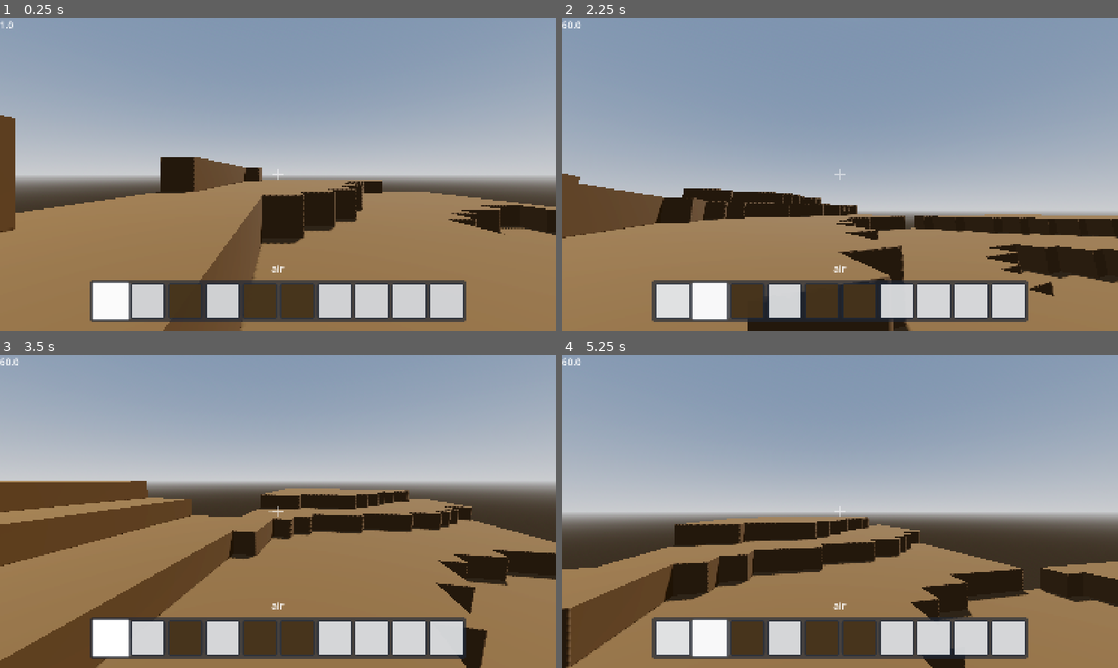
Above: before the commit, frames 1-4 (two rows, left to right).
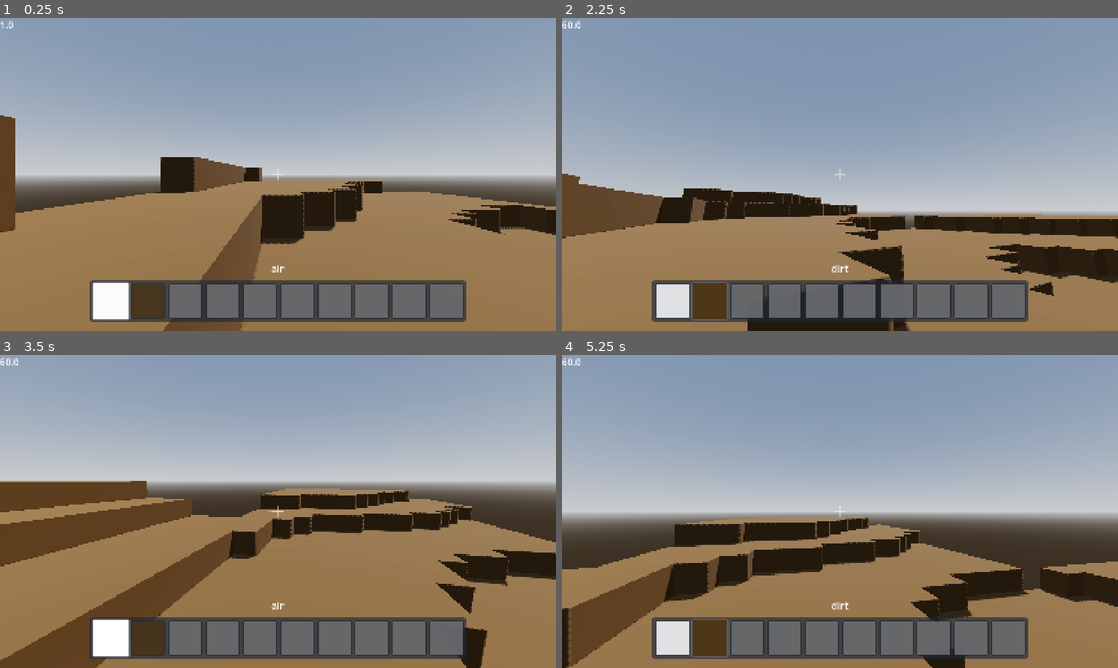
Above: after the commit, the same moments.

Repository: PixelSaver/PlacePixels
Game: Godot game, scene res://scriptsnscenes/main.tscn
Two runs of this game, one before a commit and one after it. Both use one fixed random seed, a clock stepped at 60 frames per second and the inputs below.
Inputs (mouse positions are in pixels of both pictures, inside the frame that each line leads up to):
- Up to frame 1 (0.25 s): no input
- Up to frame 2 (2.25 s): tap Enter at 0.5 s; move the mouse to (867, 174) at 0.52 s; hold W (up) from 0.53 s (still down); click (867, 174) at 0.6 s; tap Space (jump) at 0.77, 1.52 s; move the mouse to (812, 174) at 1.27 s; right-click (812, 174) at 1.35 s; move the mouse to (851, 168) at 2.02 s; tap Mouse wheel down (scroll_down) at 2.1 s
- Up to frame 3 (3.5 s): keep holding W (up); move the mouse to (272, 517) at 2.77 s; tap Mouse wheel up (scroll_up) at 2.85 s; tap Space (jump) at 3.02 s
- Up to frame 4 (5.25 s): keep holding W (up); move the mouse to (878, 514) at 3.52 s; click (878, 514) at 3.6 s; tap Space (jump) at 3.77, 4.52 s; move the mouse to (795, 508) at 4.27 s; right-click (795, 508) at 4.35 s; move the mouse to (845, 511) at 5.02 s; tap Mouse wheel down (scroll_down) at 5.1 s

The runs differ from the first frame. In frame 1, 5.5% of the frame differs, in the area x 23-84%, y 85-96%; in frame 2, 5.7%, in the area x 23-84%, y 78-97%; in frame 3, 5.5%; in frame 4, 5.7%.

Commit message:
Add stone and made hotbar show it

Diff:
--- /dev/null
+++ b/resources/blocks/stone.tres
@@ -0,0 +1,11 @@
+[gd_resource type="Resource" script_class="Block" load_steps=2 format=3 uid="uid://chn5womqlbddv"]
+
+[ext_resource type="Script" uid="uid://dorvlrl34dn30" path="res://scriptsnscenes/blocks/block.gd" id="1_7w64x"]
+
+[resource]
+script = ExtResource("1_7w64x")
+id = 2
+block_name = "Stone"
+block_colors = Array[Color]([Color(0.45490196, 0.45490196, 0.45490196, 1)])
+inventory_texture = Color(0.45490196, 0.45490196, 0.45490196, 1)
+metadata/_custom_type_script = "uid://dorvlrl34dn30"
--- a/scriptsnscenes/blocks/block_ids.gd
+++ b/scriptsnscenes/blocks/block_ids.gd
@@ -3,7 +3,8 @@
 # Run tools/generate_block_constants.gd to regenerate
 class_name BlockIDs
 
-const RANGE = 2
+const RANGE = 3
 
 const AIR = 0
 const DIRT = 1
+const STONE = 2
--- a/scriptsnscenes/main.tscn
+++ b/scriptsnscenes/main.tscn
@@ -18,6 +18,11 @@
 tonemap_mode = 2
 glow_enabled = true
 
+[sub_resource type="CameraAttributesPractical" id="CameraAttributesPractical_vu4fw"]
+auto_exposure_enabled = true
+dof_blur_far_transition = 20.0
+dof_blur_amount = 0.05
+
 [sub_resource type="PlaneMesh" id="PlaneMesh_0wfyh"]
 size = Vector2(50, 50)
 
@@ -28,6 +33,7 @@
 
 [node name="WorldEnvironment" type="WorldEnvironment" parent="."]
 environment = SubResource("Environment_sugp2")
+camera_attributes = SubResource("CameraAttributesPractical_vu4fw")
 
 [node name="DirectionalLight3D" type="DirectionalLight3D" parent="."]
 transform = Transform3D(-0.8660254, -0.43301278, 0.25, 0, 0.49999997, 0.86602545, -0.50000006, 0.75, -0.43301266, 0, 0, 0)
--- a/scriptsnscenes/ui/hotbar/hotbar_inv.gd
+++ b/scriptsnscenes/ui/hotbar/hotbar_inv.gd
@@ -12,7 +12,7 @@
 	unhover_anim()
 
 func display_block(block_id:int):
-	if block_id >= BlockIDs.RANGE: return
+	block_id = clamp(block_id, 0, BlockIDs.RANGE-1)
 	stored_block = BlockRegistry.get_block_by_id(block_id)
 	#texture_rect.texture = stored_block.get_inv_texture()
 	texture_rect.texture = load("res://assets/images/white_pix.png")
--- a/scriptsnscenes/ui/ui.gd
+++ b/scriptsnscenes/ui/ui.gd
@@ -11,10 +11,12 @@
 func _ready() -> void:
 	Global.ui = self
 	await BlockRegistry.blocks_loaded
-	for child in hotbar_inv_cont.get_children():
+	var children = hotbar_inv_cont.get_children()
+	for i in range(children.size()):
+		var child = children[i]
 		if child is HotbarInventorySlot:
 			hotbar_inv_slots.append(child)
-			child.display_block(randi_range(0,1))
+			child.display_block(i)
 	hotbar_inv_slots[hover_idx].hover_anim()
 
 	block_label.text = hotbar_inv_slots[hover_idx].stored_block.block_name
@@ -37,6 +39,7 @@
 		hover_idx = wrapi(hover_idx, 0, hotbar_inv_slots.size())
 
 		var slot = hotbar_inv_slots[hover_idx]
+
 		slot.hover_anim()
 		block_label.text = slot.stored_block.block_name
 		block_label.text.capitalize()
Not shown: 1 places in scriptsnscenes/main.tscn that only renumber resources
